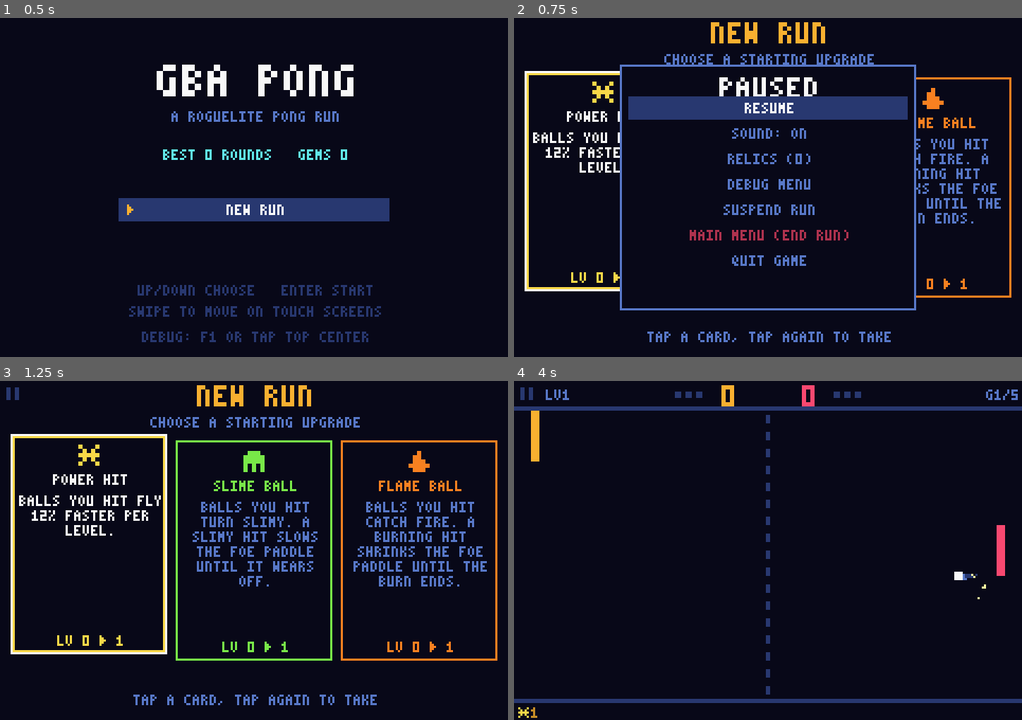
Above: before the commit, frames 1-4 (two rows, left to right).
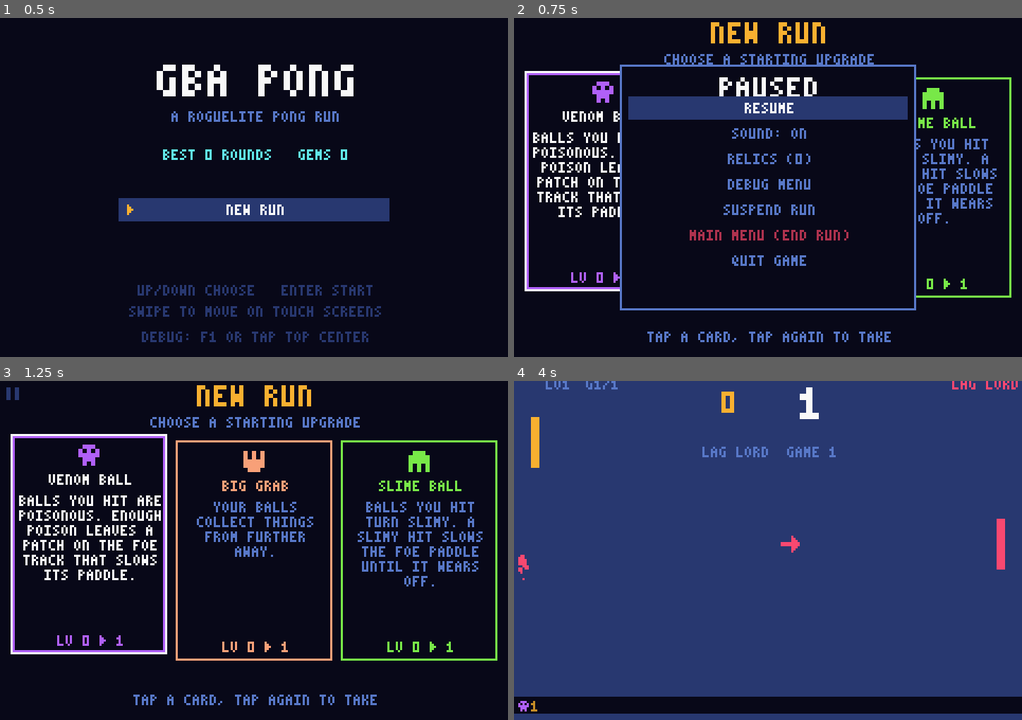
Above: after the commit, the same moments.

Repository: goodandbadvibes/gba-pong
Game: Godot game, scene res://scenes/main.tscn
The game is run twice, just before and just after one commit, with the same random seed, the same clock (stepped at 60 frames per second) and the same inputs.
Inputs (mouse positions are in pixels of both pictures, inside the frame that each line leads up to):
- Up to frame 1 (0.5 s): no input
- Up to frame 2 (0.75 s): tap Enter (ui_accept) at 0.5 s; move the mouse to (879, 170) at 0.52 s; hold Right (ui_right) from 0.53 s (still down); tap P at 0.6 s; click (879, 170) at 0.67 s
- Up to frame 3 (1.25 s): keep holding Right (ui_right); tap Enter (ui_accept) at 0.77 s
- Up to frame 4 (4 s): release Right (ui_right) at 1.25 s; tap Enter (ui_accept) at 1.25, 2.75, 3.77 s; drag from (666, 567) to (742, 618) at 1.27 s; move the mouse to (818, 475) at 2.02 s; hold Right (ui_right) 2.03-2.75 s; tap Space at 2.1 s; drag from (742, 618) to (615, 499) at 2.77 s; move the mouse to (920, 601) at 3.52 s; hold Left (ui_left) from 3.53 s (still down); tap Keypad Enter at 3.6 s

Frame 1 is identical in both runs. In frame 2, 3.8% of the frame differs, in the area x 2-98%, y 16-83%; in frame 3, 9.1%; in frame 4, 94%, in the area x 0-100%, y 0-100%.

Commit message:
Add ball generators, paddle explosions, rope, serve arrow, short starts
Level 1 needs two fewer game wins and level 2 one fewer (tunable, never
below one), shown as the round's best-of on the map and in the HUD.

The HUD has two lines: the rope (round time until power-ups come
faster) along the very top, level and game on the left, the opponent's
name in its color on the right, then scores, games won and effects.

The losing paddle explodes into falling chunks at the end of a round,
along with its wingmen and turrets; the level advances after the
banner. Each serve shows an arrow pointing the way the ball will go.

Ball generators launch balls at the other side until empty (2 by
default): GENERATOR power-up, BALL FACTORY upgrade (one each game, +1
ball per extra level) and BALL MILL relic (twice as fast, balls carry
your upgrades).

66 tests.

Co-Authored-By: Claude Opus 5.5 <noreply@anthropic.com>

Diff:
--- a/scenes/main.gd
+++ b/scenes/main.gd
@@ -18,11 +18,12 @@
 const Foes := preload("res://scripts/foes.gd")
 
 enum State { TITLE, MAP, SHOP, SERVE, PLAY, ROUND_END, UPGRADE, RUN_OVER }
-enum PowerUp { FAST_BALL, MULTI_BALL, BIG_PADDLE, SHRINK_FOE, SLOW_FOE, WINGMAN, TURRET, POISON, BOOSTER }
+enum PowerUp { FAST_BALL, MULTI_BALL, BIG_PADDLE, SHRINK_FOE, SLOW_FOE, WINGMAN, TURRET, POISON, BOOSTER, GENERATOR }
 
 const W := 240
 const H := 160
-const TOP := 14
+## Two HUD lines above the court: rope, level/game and opponent name, then scores and effects.
+const TOP := 20
 const BOTTOM := 150
 const PADDLE_W := 4
 const PADDLE_X: Array[int] = [8, W - 8 - PADDLE_W]
@@ -32,7 +33,7 @@
 const GEM_SIZE := 5
 const GEM_LIFE := 10.0
 const MULTI_SPREAD := 0.35
-const ROUND_END_TIME := 1.4
+const ROUND_END_TIME := 1.8
 const SCREEN_LOCK := 0.35
 const MAP_ANIM := Screens.MAP_ANIM
 const DRONE_W := 3
@@ -74,6 +75,8 @@
 		"icon": ["01110", "10101", "11111", "01110", "01010"]},
 	PowerUp.BOOSTER: {"label": "BOOSTER!", "color": Color8(248, 248, 120),
 		"icon": ["00110", "01100", "11111", "00110", "01100"]},
+	PowerUp.GENERATOR: {"label": "GENERATOR!", "color": Color8(232, 232, 232),
+		"icon": ["11111", "10101", "11111", "10001", "11111"]},
 }
 ## Timed paddle effects. size/speed are fixed multipliers; burn and slime are computed from upgrades.
 const EFFECT_INFO := {
@@ -115,8 +118,12 @@
 var poison: Array[float] = [0.0, 0.0]
 ## Poison patches on a paddle's track: {side, y (center), size, life, total}. Slow that paddle.
 var poison_areas: Array[Dictionary] = []
-## Seconds played in this round, for the power-up ramp.
+## Seconds played in this round: the "rope" that burns down until power-ups come faster.
 var round_time: float = 0.0
+## Ball generators: {side, pos, left (balls), timer, temp}.
+var generators: Array[Dictionary] = []
+## Side whose paddle exploded at the end of the round (-1 for none).
+var exploded: int = -1
 
 # Round and screen flow
 var round_won: bool = false
@@ -570,6 +577,7 @@
 	effects = [{}, {}]
 	poison = [0.0, 0.0]
 	poison_areas.clear()
+	generators.clear()
 
 
 func start_round() -> void:
@@ -596,6 +604,11 @@
 			spawn_drone(side, false)
 		if level_of(side, "overcharge") > 0:
 			_add_effect(side, "boost", 2.0 * level_of(side, "overcharge"), side)
+		# BALL FACTORY: a fresh generator each game (2 balls, +1 per extra level).
+		var factory: int = level_of(side, "factory")
+		if factory > 0:
+			generators = generators.filter(func(g: Dictionary) -> bool: return g.side != side or g.temp)
+			spawn_generator(side, false, int(tuning.get_value("gen_balls")) + factory - 1)
 
 
 func foe_name() -> String:
@@ -606,8 +619,19 @@
 	return run.foe.get("color", Palette.CPU)
 
 
+## Game wins needed this round: the best-of setting, minus a few on levels 1 and 2 (never below 1).
 func games_to_win() -> int:
-	return int(tuning.get_value("best_of")) / 2 + 1
+	var need: int = int(tuning.get_value("best_of")) / 2 + 1
+	if run.level == 1:
+		need -= int(tuning.get_value("lv1_shorter"))
+	elif run.level == 2:
+		need -= int(tuning.get_value("lv2_shorter"))
+	return maxi(1, need)
+
+
+## The round's length as "best of N" games.
+func round_best_of() -> int:
+	return games_to_win() * 2 - 1
 
 
 func is_boss() -> bool:
@@ -646,17 +670,11 @@
 	state = State.ROUND_END
 	round_won = winner == 0
 	transition = ROUND_END_TIME
+	explode_paddle(1 - winner)
 	_clear_field()
 	_shake(4.0)
 	bg_flash = 0.12
-	if round_won:
-		run.clear_round(int(tuning.get_value("boss_every")), int(tuning.get_value("shop_every")))
-		for i in int(tuning.get_value("cpu_upgrades")):
-			give_cpu_upgrade()
-		run.foe = Foes.roll(rng, is_boss(), run.foe)
-		_play("win")
-	else:
-		_play("lose")
+	_play("win" if round_won else "lose")
 
 
 ## The opponent gets stronger: one random upgrade per level it reaches (none on level 1).
@@ -668,9 +686,39 @@
 	return pick[0]
 
 
+## The losing paddle bursts into chunks and sparks; its wingmen and turrets go with it.
+func explode_paddle(side: int) -> void:
+	exploded = side
+	var top: float = paddle_top(side)
+	var h: float = paddle_height(side)
+	var away: float = 1.0 if side == 0 else -1.0
+	for y in range(0, int(h), 2):
+		for x in [0, 2]:
+			particles.append({"pos": Vector2(PADDLE_X[side] + x, top + y),
+				"vel": Vector2(away * rng.randf_range(20.0, 150.0), rng.randf_range(-130.0, 60.0)),
+				"life": rng.randf_range(0.7, 1.4), "color": side_col[side] if rng.randf() < 0.7 else WHITE,
+				"size": 2.0, "drag": 0.97, "grav": 160.0})
+	_burst(Vector2(PADDLE_X[side] + 2, top + h / 2.0), Vector2.ZERO, 30, SPARK)
+	for d in drones:
+		if d.side == side:
+			_burst(Vector2(d.x, d.y), Vector2.ZERO, 12, side_col[side])
+	for u in units:
+		if u.side == side and u.alive:
+			_burst(u.pos, Vector2.ZERO, 12, side_col[side])
+	_shake(9.0)
+	bg_flash = 0.15
+	_play("break")
+
+
 func _after_round() -> void:
 	screen_lock = SCREEN_LOCK
+	exploded = -1
 	if round_won:
+		# Advance only after the banner, so the explosion still shows the opponent just beaten.
+		run.clear_round(int(tuning.get_value("boss_every")), int(tuning.get_value("shop_every")))
+		for i in int(tuning.get_value("cpu_upgrades")):
+			give_cpu_upgrade()
+		run.foe = Foes.roll(rng, is_boss(), run.foe)
 		offers = Upgrades.offers(rng, run.stacks)
 		offer_index = 0
 		starting_pick = false
@@ -769,6 +817,7 @@
 	else:
 		round_time += delta
 		_update_pickups(delta)
+		_update_generators(delta)
 		for ball in balls.duplicate():
 			if state != State.PLAY:
 				break
@@ -1079,6 +1128,54 @@
 
 
 # ---------------------------------------------------------------- wingmen and turrets
+
+## Places a ball generator on side's half. It launches its balls toward the other side one by one.
+func spawn_generator(side: int, temp: bool, count: int) -> void:
+	var x: float = rng.randf_range(48.0, 96.0) if side == 0 else rng.randf_range(W - 96.0, W - 48.0)
+	var pos := Vector2(x, rng.randf_range(TOP + 16.0, BOTTOM - 16.0))
+	generators.append({"side": side, "pos": pos, "left": count, "timer": generator_interval(side), "temp": temp})
+	_burst(pos, Vector2.ZERO, 12, PU_INFO[PowerUp.GENERATOR].color)
+
+
+## BALL MILL relic: the player's generators fire twice as fast.
+func generator_interval(side: int) -> float:
+	return tuning.get_value("gen_interval") / (2.0 if side == 0 and run.has_relic("mill") else 1.0)
+
+
+func _update_generators(delta: float) -> void:
+	for gen in generators.duplicate():
+		gen.timer -= delta
+		if gen.timer > 0.0 or balls.size() >= int(tuning.get_value("max_balls")):
+			continue
+		_generate_ball(gen)
+		gen.left -= 1
+		gen.timer = generator_interval(gen.side)
+		if gen.left <= 0:
+			generators.erase(gen)
+			_burst(gen.pos, Vector2.ZERO, 16, side_col[gen.side])
+			_popup("EMPTY", gen.pos + Vector2(0, -8), MID, 0.6)
+
+
+## A new ball from a generator, flying toward the other side. The CPU's always carry its upgrades;
+## the player's need BALL MILL.
+func _generate_ball(gen: Dictionary) -> void:
+	var side: int = gen.side
+	var ball := Ball.new()
+	ball.pos = gen.pos - Vector2.ONE * BALL / 2.0
+	var angle: float = rng.randf_range(-0.5, 0.5)
+	var speed: float = tuning.get_value("ball_start") * level_factor("ball_lv")
+	var inherits: bool = side == 1 or run.has_relic("mill")
+	if inherits:
+		speed *= 1.0 + 0.12 * up(side, "power")
+		ball.flame = level_of(side, "flame") > 0
+		ball.slime = level_of(side, "slime") > 0
+		ball.venom = level_of(side, "venom") > 0
+	ball.vel = Vector2(cos(angle) * (1.0 if side == 0 else -1.0), sin(angle)) * speed
+	ball.last_touch = side
+	balls.append(ball)
+	_burst(gen.pos, Vector2(1.0 if side == 0 else -1.0, 0.0), 10, WHITE)
+	_play("serve")
+
 
 func _ally_hp(key: String, side: int) -> int:
 	return int(tuning.get_value(key)) + (1 if side == 0 and run.has_relic("plating") else 0)
@@ -1330,6 +1427,8 @@
 			add_poison(foe, tuning.get_value("poison_pu") * boost(side))
 		PowerUp.BOOSTER:
 			_add_effect(side, "boost", tuning.get_value("booster_time"), side)
+		PowerUp.GENERATOR:
+			spawn_generator(side, true, int(tuning.get_value("gen_balls")))
 		PowerUp.WINGMAN:
 			spawn_drone(side, true)
 		PowerUp.TURRET:
@@ -1392,7 +1491,9 @@
 	for i in range(particles.size() - 1, -1, -1):
 		var p: Dictionary = particles[i]
 		p.pos += p.vel * delta
-		p.vel *= 0.86
+		# Debris keeps flying and falls; sparks slow down fast.
+		p.vel *= p.get("drag", 0.86)
+		p.vel.y += p.get("grav", 0.0) * delta
 		p.life -= delta
 		if p.life <= 0.0:
 			particles.remove_at(i)
@@ -1540,7 +1641,7 @@
 			_draw_court()
 
 	for p in particles:
-		var size: float = 2.0 if p.life > 0.2 else 1.0
+		var size: float = p.get("size", 2.0 if p.life > 0.2 else 1.0)
 		draw_rect(Rect2(p.pos.round(), Vector2(size, size)), p.color)
 	for popup in popups:
 		# Keep the whole label on screen even when it starts near an edge.
@@ -1572,6 +1673,7 @@
 	_draw_score(1, W / 2 + 19)
 	_draw_game_pips()
 	_draw_poison_meters()
+	_draw_rope()
 	_draw_round_info()
 	_draw_effect_icons(0)
 	_draw_effect_icons(1)
@@ -1592,6 +1694,8 @@
 		_draw_unit(u)
 	for d in drones:
 		_draw_drone(d)
+	for gen in generators:
+		_draw_generator(gen)
 
 	for side in 2:
 		_draw_paddle(side)
@@ -1603,7 +1707,8 @@
 			for ball in balls:
 				_draw_ball(ball)
 		State.SERVE:
-			PixelFont.draw(self, banner, W / 2, 30, 1, BOSS_COL if is_boss() else MID, PixelFont.Align.CENTER)
+			PixelFont.draw(self, banner, W / 2, TOP + 14, 1, BOSS_COL if is_boss() else MID, PixelFont.Align.CENTER)
+			_draw_serve_arrow()
 			if fmod(serve_timer, 0.2) > 0.1:
 				for ball in balls:
 					_draw_ball(ball)
@@ -1612,6 +1717,33 @@
 			var color: Color = side_col[0] if round_won else side_col[1]
 			if fmod(transition, 0.3) > 0.08:
 				PixelFont.draw(self, text, W / 2, 62, 3, color, PixelFont.Align.CENTER)
+
+
+## An arrow beside the waiting ball pointing where the serve will go, nudging that way as it blinks.
+func _draw_serve_arrow() -> void:
+	if balls.is_empty():
+		return
+	var center: Vector2 = balls[0].pos + Vector2.ONE * BALL / 2.0
+	var nudge: float = 2.0 if fmod(serve_timer, 0.4) < 0.2 else 0.0
+	var tip_x: float = center.x + serve_dir * (14.0 + nudge)
+	var color: Color = side_col[0] if serve_dir < 0 else side_col[1]
+	# Shaft, then a 4-row arrowhead.
+	draw_rect(Rect2(minf(center.x + serve_dir * 6.0, tip_x - serve_dir * 4.0), center.y - 1, 6, 2), color)
+	for i in 4:
+		var x: float = tip_x - serve_dir * i
+		draw_rect(Rect2(x, center.y - i - 1, 1, i * 2 + 2), color)
+
+
+func _draw_generator(gen: Dictionary) -> void:
+	var color: Color = side_col[gen.side]
+	var rect := Rect2((gen.pos - Vector2(4, 4)).round(), Vector2(9, 9))
+	draw_rect(rect, color.darkened(0.4))
+	draw_rect(rect.grow(-1), BG)
+	# The core flashes white just before a ball comes out.
+	var ready: bool = gen.timer < 0.3 and fmod(blink, 0.1) < 0.05
+	draw_rect(rect.grow(-3), WHITE if ready else color)
+	for i in gen.left:
+		draw_rect(Rect2(rect.position.x + i * 2, rect.end.y + 1, 1, 1), WHITE)
 
 
 func _draw_drone(d: Dictionary) -> void:
@@ -1655,11 +1787,11 @@
 	var cap: float = tuning.get_value("poison_cap")
 	for side in 2:
 		var x: int = W / 2 - 48 if side == 0 else W / 2 + 32
-		draw_rect(Rect2(x, 10, 16, 1), DIM)
+		draw_rect(Rect2(x, 16, 16, 1), DIM)
 		var fill: float = ceilf(16.0 * clampf(poison[side] / cap, 0.0, 1.0))
 		if fill > 0.0:
 			# Fill from the outside edge toward the score.
-			draw_rect(Rect2(x + (16 - fill if side == 0 else 0), 10, fill, 1), upgrade_color("venom"))
+			draw_rect(Rect2(x + (16 - fill if side == 0 else 0), 16, fill, 1), upgrade_color("venom"))
 
 
 ## Games won this round as small squares beside each score.
@@ -1667,7 +1799,7 @@
 	for side in 2:
 		for i in games_to_win():
 			var x: int = (W / 2 - 34 - i * 5) if side == 0 else (W / 2 + 31 + i * 5)
-			var rect := Rect2(x, 5, 3, 3)
+			var rect := Rect2(x, 11, 3, 3)
 			if i < run.games[side]:
 				draw_rect(rect, side_col[side])
 			else:
@@ -1705,6 +1837,8 @@
 
 
 func _draw_paddle(side: int) -> void:
+	if side == exploded and state == State.ROUND_END:
+		return
 	var flash: bool = paddle_flash[side] > 0.0
 	var kick: float = (2.0 if side == 1 else -2.0) if flash else 0.0
 	var color: Color = WHITE if flash else side_col[side]
@@ -1772,11 +1906,27 @@
 				draw_rect(Rect2(pos.x + col * scale, pos.y + row * scale, scale, scale), color)
 
 
-## Level on the left (red on a boss level) and the current game out of the best-of on the right.
+## The rope: a line along the very top that fills until power-ups start coming faster, then blinks.
+func _draw_rope() -> void:
+	var length: float = tuning.get_value("pu_ramp_after")
+	if length <= 0.0 or not in_round():
+		return
+	var burnt: float = clampf(round_time / length, 0.0, 1.0)
+	if burnt >= 1.0:
+		draw_rect(Rect2(0, 0, W, 1), SPARK if fmod(blink, 0.4) < 0.2 else PU_INFO[PowerUp.BOOSTER].color)
+	else:
+		draw_rect(Rect2(0, 0, W, 1), DIM)
+		draw_rect(Rect2(0, 0, roundf(W * burnt), 1), MID)
+		draw_rect(Rect2(roundf(W * burnt), 0, 1, 1), SPARK)
+
+
+## First HUD line: level (red on a boss level) and the current game of the best-of on the left,
+## the opponent's name in its color on the right, above its score.
 func _draw_round_info() -> void:
-	PixelFont.draw(self, "LV%d" % run.level, 15, 4, 1, BOSS_COL if is_boss() else MID)
-	var game_no: int = mini(run.games[0] + run.games[1] + 1, int(tuning.get_value("best_of")))
-	PixelFont.draw(self, "G%d/%d" % [game_no, int(tuning.get_value("best_of"))], W - 2, 4, 1, MID, PixelFont.Align.RIGHT)
+	PixelFont.draw(self, "LV%d" % run.level, 15, 2, 1, BOSS_COL if is_boss() else MID)
+	var game_no: int = mini(run.games[0] + run.games[1] + 1, round_best_of())
+	PixelFont.draw(self, "G%d/%d" % [game_no, round_best_of()], 34, 2, 1, MID)
+	PixelFont.draw(self, foe_name(), W - 2, 2, 1, side_col[1], PixelFont.Align.RIGHT)
 
 
 ## Both sides' run upgrades as icons with their level, under the court: yours left, the foe's right.
@@ -1806,22 +1956,22 @@
 					draw_rect(Rect2(x + dx, y, 1, 1), upgrade_color("venom").darkened(0.35))
 
 
-## Small icons with time bars in the HUD for each active paddle effect (after the pause button and level).
+## Small icons with time bars on the second HUD line for each active paddle effect.
 func _draw_effect_icons(side: int) -> void:
-	var x: int = 33 if side == 0 else W - 26
+	var x: int = 15 if side == 0 else W - 7
 	var step: int = 8 if side == 0 else -8
 	for name in effects[side]:
 		var color: Color = effect_color(name)
-		draw_icon(effect_icon(name), Vector2(x, 2), color)
+		draw_icon(effect_icon(name), Vector2(x, 9), color)
 		var e: Dictionary = effects[side][name]
-		draw_rect(Rect2(x, 9, ceilf(5.0 * clampf(e.t / e.total, 0.0, 1.0)), 1), color)
+		draw_rect(Rect2(x, 15, ceilf(5.0 * clampf(e.t / e.total, 0.0, 1.0)), 1), color)
 		x += step
 
 
 func _draw_score(side: int, x: int) -> void:
 	var pop: float = score_pop[side]
 	var scale: int = 3 if pop > 0.0 else 2
-	var y: int = 0 if pop > 0.0 else 2
+	var y: int = 6 if pop > 0.0 else 8
 	PixelFont.draw(self, str(scores[side]), x, y, scale, WHITE if pop > 0.15 else side_col[side], PixelFont.Align.CENTER)
 
 
--- a/scripts/relics.gd
+++ b/scripts/relics.gd
@@ -26,6 +26,9 @@
 	"second": {"name": "SECOND WIND", "price": 20, "color": Color8(248, 120, 168),
 		"desc": "ONCE PER RUN, LOSING A ROUND DOES NOT END THE RUN.",
 		"icon": ["01010", "11111", "11111", "01110", "00100"]},
+	"mill": {"name": "BALL MILL", "price": 14, "color": Color8(232, 232, 232),
+		"desc": "YOUR BALL GENERATORS FIRE TWICE AS FAST AND THEIR BALLS USE YOUR UPGRADES.",
+		"icon": ["01110", "11111", "10101", "11111", "01110"]},
 	"tithe": {"name": "GEM TITHE", "price": 10, "color": Color8(96, 232, 232),
 		"desc": "+2 GEMS FOR EVERY ROUND YOU CLEAR.",
 		"icon": ["00100", "01110", "11111", "01110", "00100"]},
--- a/scripts/screens.gd
+++ b/scripts/screens.gd
@@ -100,7 +100,7 @@
 
 	var cpu_pct: int = roundi(g.level_factor("cpu_lv") * 100.0)
 	PixelFont.draw(g, "CPU SPEED %d%%   AIM ERROR %d" % [cpu_pct, roundi(g.cpu_error())], W / 2, 80, 1, Palette.MID, CENTER)
-	PixelFont.draw(g, "BEST OF %d GAMES   FIRST TO %d POINTS" % [int(g.tuning.get_value("best_of")), int(g.tuning.get_value("points_per_game"))], W / 2, 89, 1, Palette.MID, CENTER)
+	PixelFont.draw(g, "BEST OF %d GAMES   FIRST TO %d POINTS" % [g.round_best_of(), int(g.tuning.get_value("points_per_game"))], W / 2, 89, 1, Palette.MID, CENTER)
 
 	PixelFont.draw(g, "YOURS", 6, 101, 1, Palette.DIM)
 	_draw_owned(g, 100)
--- a/scripts/tuning.gd
+++ b/scripts/tuning.gd
@@ -9,6 +9,8 @@
 	# Match structure
 	{"key": "points_per_game", "label": "POINTS PER GAME", "default": 3.0, "min": 1.0, "max": 21.0, "step": 1.0},
 	{"key": "best_of", "label": "ROUND IS BEST OF GAMES", "default": 5.0, "min": 1.0, "max": 9.0, "step": 2.0},
+	{"key": "lv1_shorter", "label": "LEVEL 1 NEEDS FEWER GAME WINS", "default": 2.0, "min": 0.0, "max": 4.0, "step": 1.0},
+	{"key": "lv2_shorter", "label": "LEVEL 2 NEEDS FEWER GAME WINS", "default": 1.0, "min": 0.0, "max": 4.0, "step": 1.0},
 	{"key": "serve_delay", "label": "SERVE DELAY", "default": 0.7, "min": 0.0, "max": 3.0, "step": 0.1},
 	# Opponent difficulty
 	{"key": "cpu_speed", "label": "CPU BASE SPEED", "default": 98.0, "min": 20.0, "max": 400.0, "step": 4.0},
@@ -34,8 +36,10 @@
 	{"key": "pu_hitbox", "label": "POWER UP HITBOX", "default": 7.0, "min": 3.0, "max": 24.0, "step": 1.0},
 	{"key": "pu_duration", "label": "EFFECT TIME SEC", "default": 8.0, "min": 2.0, "max": 30.0, "step": 1.0},
 	{"key": "max_balls", "label": "MAX BALLS", "default": 5.0, "min": 1.0, "max": 12.0, "step": 1.0},
-	{"key": "pu_ramp_after", "label": "MORE POWER UPS AFTER SEC", "default": 30.0, "min": 0.0, "max": 180.0, "step": 5.0, "labels": ["NEVER"]},
-	{"key": "pu_ramp_mult", "label": "POWER UPS THEN X MORE OFTEN", "default": 2.0, "min": 1.0, "max": 5.0, "step": 0.25},
+	{"key": "pu_ramp_after", "label": "ROPE LENGTH SEC", "default": 30.0, "min": 0.0, "max": 180.0, "step": 5.0, "labels": ["NEVER"]},
+	{"key": "pu_ramp_mult", "label": "POWER UPS X MORE AFTER ROPE", "default": 2.0, "min": 1.0, "max": 5.0, "step": 0.25},
+	{"key": "gen_balls", "label": "GENERATOR BALLS", "default": 2.0, "min": 1.0, "max": 10.0, "step": 1.0},
+	{"key": "gen_interval", "label": "GENERATOR EVERY SEC", "default": 2.5, "min": 0.5, "max": 10.0, "step": 0.25},
 	{"key": "gem_interval", "label": "GEM SHARD EVERY SEC", "default": 9.0, "min": 2.0, "max": 30.0, "step": 1.0},
 	# Upgrades
 	{"key": "burn_time", "label": "BURN TIME SEC", "default": 4.0, "min": 1.0, "max": 15.0, "step": 0.5},
--- a/scripts/upgrades.gd
+++ b/scripts/upgrades.gd
@@ -33,6 +33,9 @@
 	"overcharge": {"name": "OVERCHARGE", "max": 3, "color": Color8(248, 248, 120),
 		"desc": "EVERY GAME STARTS WITH A BOOSTER: ALL YOUR MODIFIERS HIT HARDER FOR 2 SEC PER LEVEL.",
 		"icon": ["00110", "01100", "11111", "00110", "01100"]},
+	"factory": {"name": "BALL FACTORY", "max": 3, "color": Color8(232, 232, 232),
+		"desc": "EVERY GAME STARTS WITH A BALL GENERATOR ON YOUR SIDE: 2 BALLS, +1 PER EXTRA LEVEL.",
+		"icon": ["11111", "10101", "11111", "10001", "11111"]},
 	"turret": {"name": "TURRET", "max": 3, "color": Color8(248, 200, 72),
 		"desc": "A TURRET PER LEVEL GUARDS YOUR SIDE AND HITS BALLS THAT COME CLOSE. IT REBUILDS ITSELF.",
 		"icon": ["00100", "01110", "11011", "01110", "00100"]},
--- a/test/test_rules.gd
+++ b/test/test_rules.gd
@@ -72,6 +72,12 @@
 	_test_suspended_run_keeps_foe_and_drops_unknown_upgrades()
 	_test_debug_menu_from_pause()
 	_test_music_layers_build_within_a_level()
+	# Short first levels, explosion, generators, rope
+	_test_first_levels_are_shorter()
+	_test_losing_paddle_explodes()
+	_test_generator_powerup_launches_its_balls()
+	_test_factory_and_mill()
+	_test_rope_and_serve_arrow_state()
 	# Touch
 	_test_tap_flow_title_map_round()
 	_test_swipe_moves_paddle()
@@ -92,6 +98,9 @@
 	game.tuning.reset()
 	game.tuning.set_value("powerups", 0.0)
 	game.tuning.set_value("gem_interval", 30.0)
+	# Rule tests use full-length rounds; the shorter first levels have their own test.
+	game.tuning.set_value("lv1_shorter", 0.0)
+	game.tuning.set_value("lv2_shorter", 0.0)
 	return game
 
 
@@ -299,8 +308,9 @@
 	for i in 3:
 		_score_point(game, 0)
 	_expect(game.state == game.State.ROUND_END and game.round_won, "3 games in a best of 5 should win the round")
+	_expect(game.run.level == 1, "the level stays put during the round-end banner")
+	_step(game, 120)
 	_expect(game.run.level == 2 and game.run.cleared == 1, "winning should move to level 2")
-	_step(game, 120)
 	_expect(game.state == game.State.UPGRADE, "a won round should offer upgrades")
 	_expect(game.offers.size() == 3, "three upgrades should be offered, got %d" % game.offers.size())
 	var picked: String = game.offers[1]
@@ -1109,3 +1119,82 @@
 	game.start_round()
 	_expect(game.music_intensity() == first, "a new level starts the layers over")
 	game.free()
+
+
+# ---------------------------------------------------------------- short first levels, explosion, generators
+
+func _test_first_levels_are_shorter() -> void:
+	var game := _game()
+	game.tuning.reset()
+	game.tuning.set_value("best_of", 5.0)
+	game.run.level = 1
+	_expect(game.games_to_win() == 1 and game.round_best_of() == 1, "level 1 should need 1 game win, got %d" % game.games_to_win())
+	game.run.level = 2
+	_expect(game.games_to_win() == 2 and game.round_best_of() == 3, "level 2 should be a best of 3")
+	game.run.level = 3
+	_expect(game.games_to_win() == 3 and game.round_best_of() == 5, "level 3 is the full best of 5")
+	game.run.level = 1
+	game.tuning.set_value("lv1_shorter", 4.0)
+	_expect(game.games_to_win() == 1, "a round always needs at least 1 game win")
+	game.free()
+
+
+func _test_losing_paddle_explodes() -> void:
+	var game := _game()
+	game.tuning.set_value("points_per_game", 1.0)
+	game.tuning.set_value("best_of", 1.0)
+	var before: int = game.particles.size()
+	_score_point(game, 0)
+	_expect(game.state == game.State.ROUND_END and game.exploded == 1, "the CPU paddle should explode when the CPU loses the round")
+	var chunks: int = game.particles.filter(func(p): return p.has("grav")).size()
+	_expect(chunks >= 10 and game.particles.size() > before, "the explosion should throw paddle chunks, got %d" % chunks)
+	_step(game, 150)
+	_expect(game.exploded == -1, "the explosion state should clear after the round ends")
+	game.free()
+
+
+func _test_generator_powerup_launches_its_balls() -> void:
+	var game := _game()
+	game.tuning.set_value("gen_balls", 2.0)
+	game.tuning.set_value("gen_interval", 0.5)
+	game.tuning.set_value("max_balls", 8.0)
+	var ball := _playing(game, Vector2(120.0, 80.0), Vector2(0.0, 0.0), 0)
+	game.apply_powerup(game.PowerUp.GENERATOR, 0, ball)
+	_expect(game.generators.size() == 1 and game.generators[0].left == 2 and game.generators[0].side == 0, "the GENERATOR power-up should place a 2-ball generator for the collector")
+	_expect(game.generators[0].pos.x < game.W / 2.0, "the player's generator sits on the player's half")
+	_step(game, 40)
+	var made: Array = game.balls.filter(func(b): return b != ball)
+	_expect(made.size() >= 1 and made[0].vel.x > 0.0 and made[0].last_touch == 0, "the generator should launch balls toward the CPU for the player")
+	_step(game, 40)
+	_expect(game.generators.is_empty(), "the generator should vanish once its 2 balls are out")
+	game.free()
+
+
+func _test_factory_and_mill() -> void:
+	var game := _game()
+	game.run.add("factory")
+	game.run.add("factory")
+	game.run.add("flame")
+	game.tuning.set_value("gen_balls", 2.0)
+	game.start_round()
+	_expect(game.generators.size() == 1 and game.generators[0].left == 3 and not game.generators[0].temp, "BALL FACTORY level 2 should start each game with a 3-ball generator")
+	var normal: float = game.generator_interval(0)
+	game.run.relics.append("mill")
+	_expect(is_equal_approx(game.generator_interval(0), normal / 2.0), "BALL MILL should make generators fire twice as fast")
+	game.state = game.State.PLAY
+	game._generate_ball(game.generators[0])
+	_expect(game.balls[-1].flame, "with BALL MILL, generated balls carry your upgrades")
+	game.free()
+
+
+func _test_rope_and_serve_arrow_state() -> void:
+	var game := _game()
+	game.tuning.set_value("pu_ramp_after", 20.0)
+	_playing(game, Vector2(120.0, 80.0), Vector2(60.0, 0.0), 0)
+	game.round_time = 10.0
+	_expect(is_equal_approx(game._pu_interval() * 1.0, game.tuning.get_value("pu_interval")), "before the rope burns down power-ups come at the normal rate")
+	game.round_time = 21.0
+	_expect(game.pu_ramp() > 1.0, "once the rope has burnt down power-ups come faster")
+	game.start_round()
+	_expect(game.state == game.State.SERVE and abs(game.serve_dir) == 1, "each serve knows its direction for the arrow")
+	game.free()
Not shown, changed: README.md
